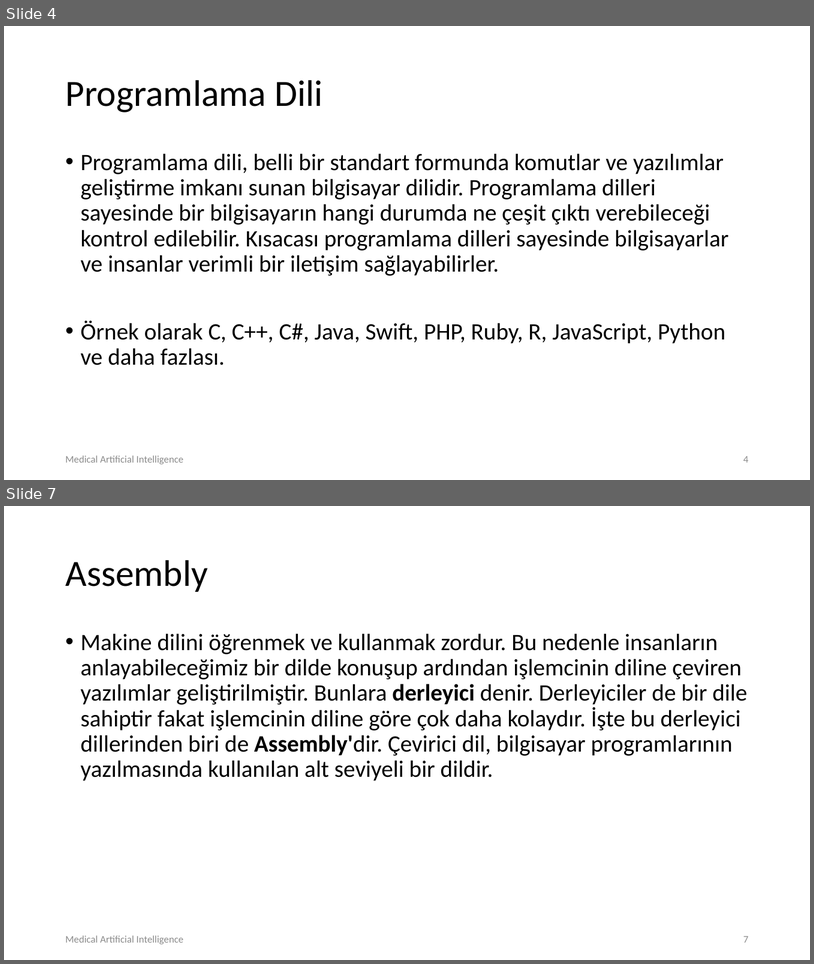
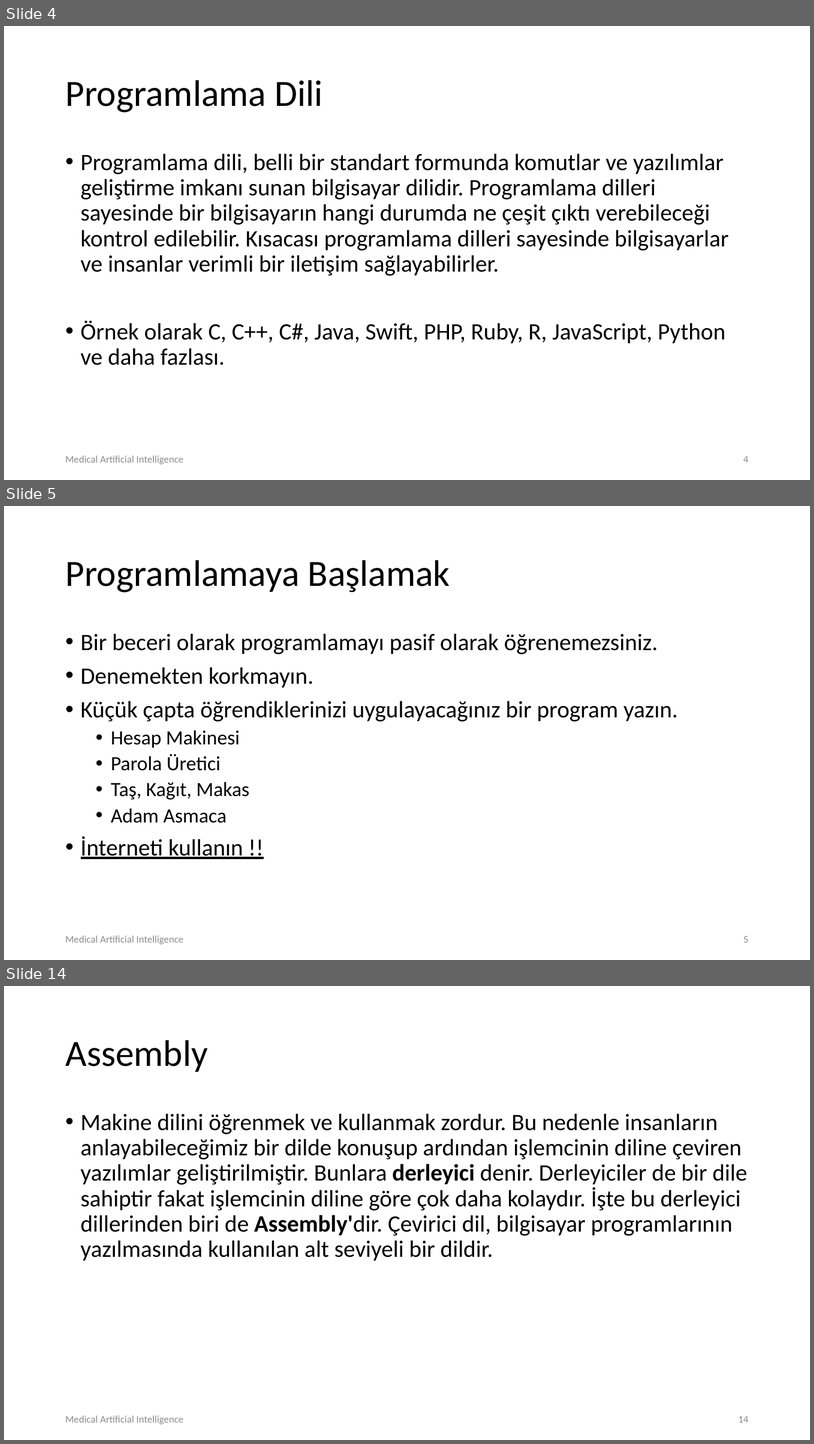
Before and after one commit to MAIClub/maiWorkshops19, a slide deck: Introduction to Python /lec01.pptx. Shown one above the other, each under a label of ours: slides 4 and 7 before the commit, slides 4, 5 and 14 after it; the slides between them are not shown. The pictures are 814x964 and 814x1444 pixels, drawn with LibreOffice and Linux fonts; fonts in the diff are those of the drawing; background and template pictures are left out. Boxes give left, top, right and bottom in pixels: in the first picture for what was removed or moved away, otherwise in the second. Text is boxed around its words. In the diff, an @@ line names an element or a change of style, - is before the commit and + after.

```diff
--- a/Introduction to Python /lec01.pptx
+++ b/Introduction to Python /lec01.pptx
@@ slide 5 added at [4, 506, 810, 960], background #FFFFFF @@
@@ title added at [65, 560, 450, 592], 44 pt, text #000000 @@
+Programlamaya Başlamak
@@ text added at [81, 633, 678, 859], 28 pt, text #000000 @@
+• Bir beceri olarak programlamayı pasif olarak öğrenemezsiniz.
+• Denemekten korkmayın.
+• Küçük çapta öğrendiklerinizi uygulayacağınız bir program yazın.
+  • Hesap Makinesi
+  • Parola Üretici
+  • Taş, Kağıt, Makas
+  • Adam Asmaca
+• İnterneti kullanın !!
@@ text added at [65, 935, 184, 944], 12 pt, text #8C8C8C @@
+Medical Artificial Intelligence
@@ page number added at [744, 936, 749, 942], 12 pt, text #8C8C8C @@
+5
@@ what was slide 7 is now slide 14 @@
@@ page number at [738, 1416, 749, 1422]: text changed @@
-7
+14
```
Also in this commit, not shown: 3 slides changed, 6 other slides added.
